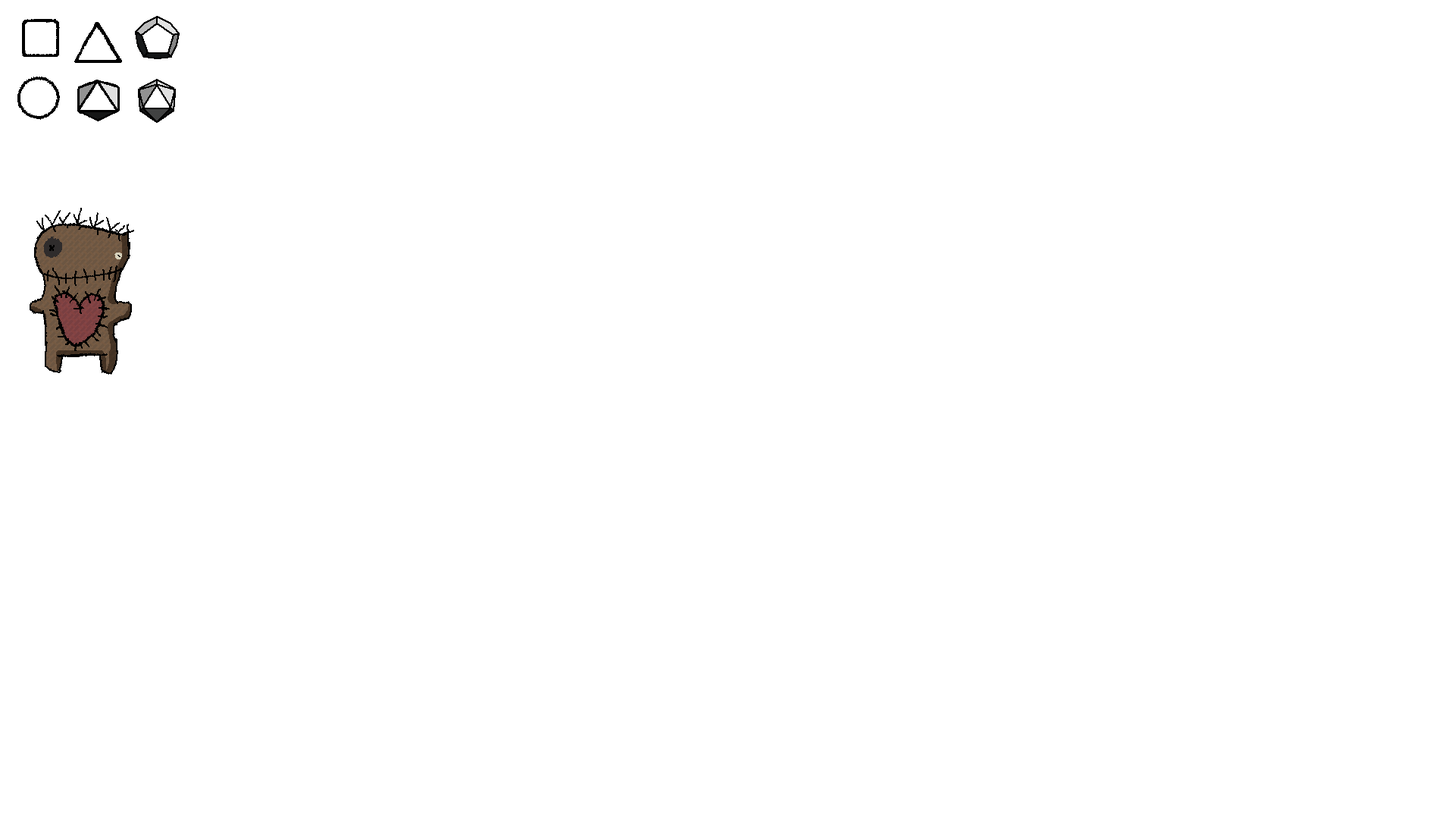
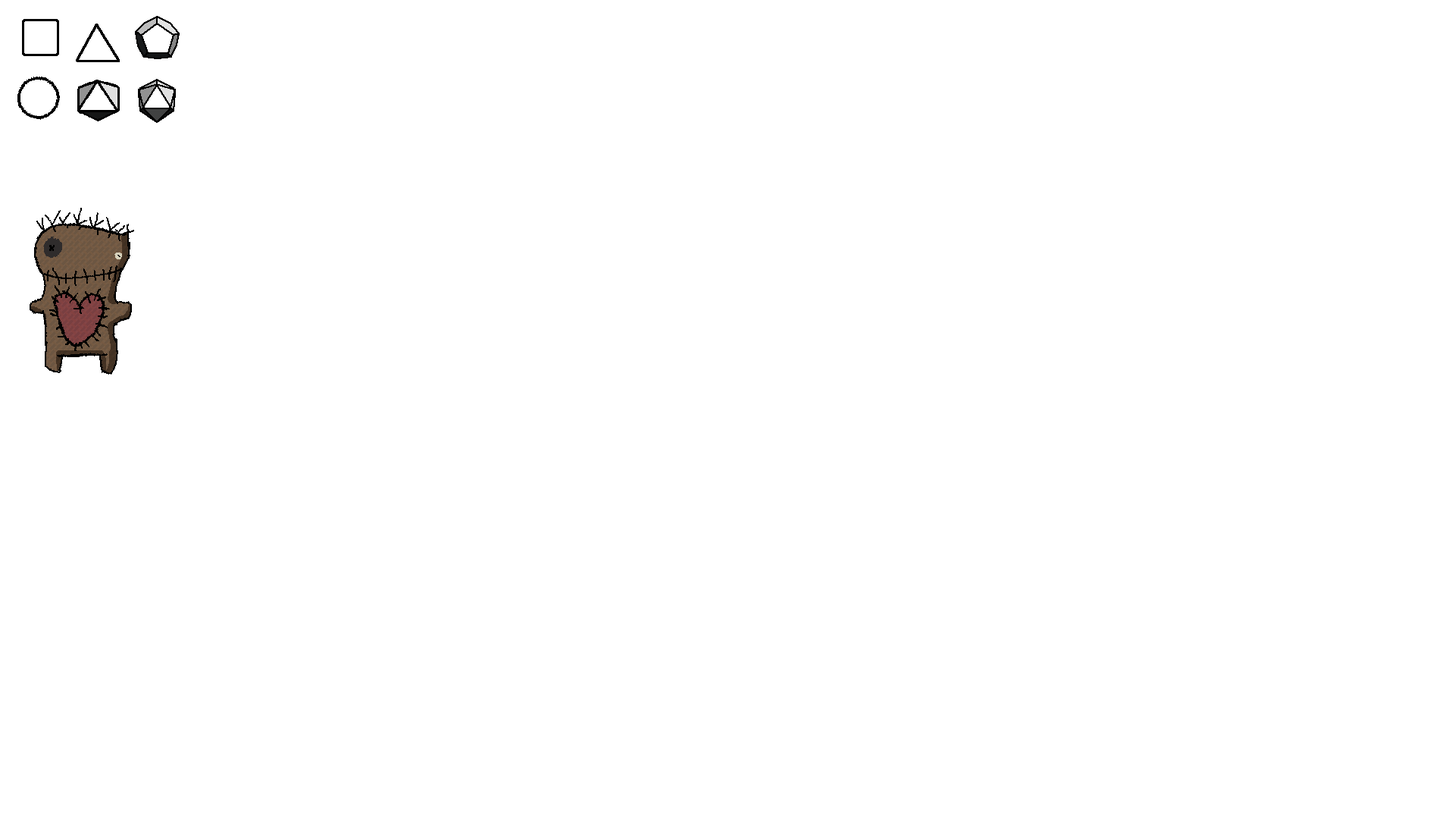
Two versions of the same layered image (1455×819). Layer-by-layer changes:
added layer "Layer 27" in group "D4" over (x1=75, y1=23, x2=120, y2=63)
hid "Layer 4" over (x1=74, y1=21, x2=123, y2=63)
added layer "Layer 28" in group "D6" over (x1=21, y1=18, x2=60, y2=57)
hid "Layer 1" over (x1=21, y1=18, x2=60, y2=57)
